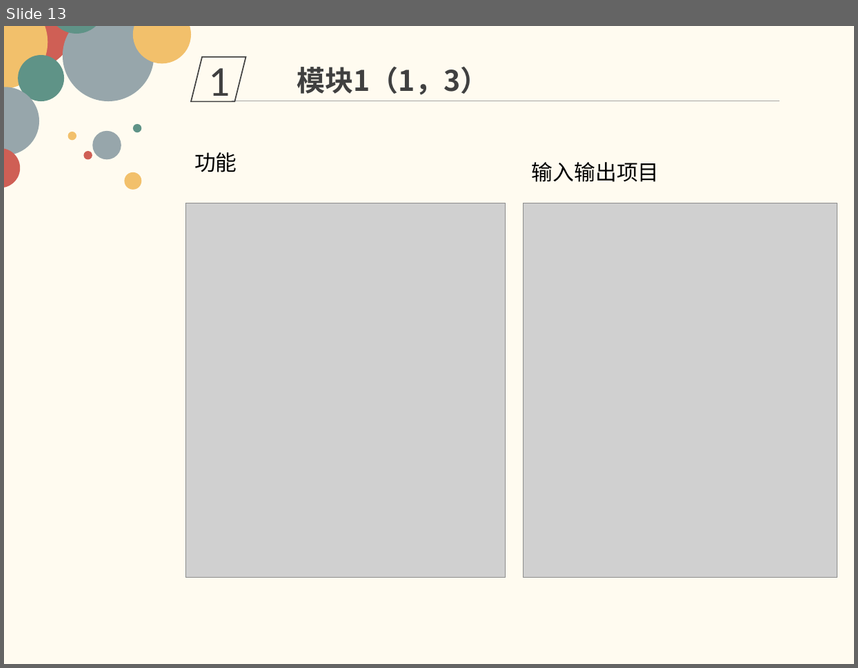
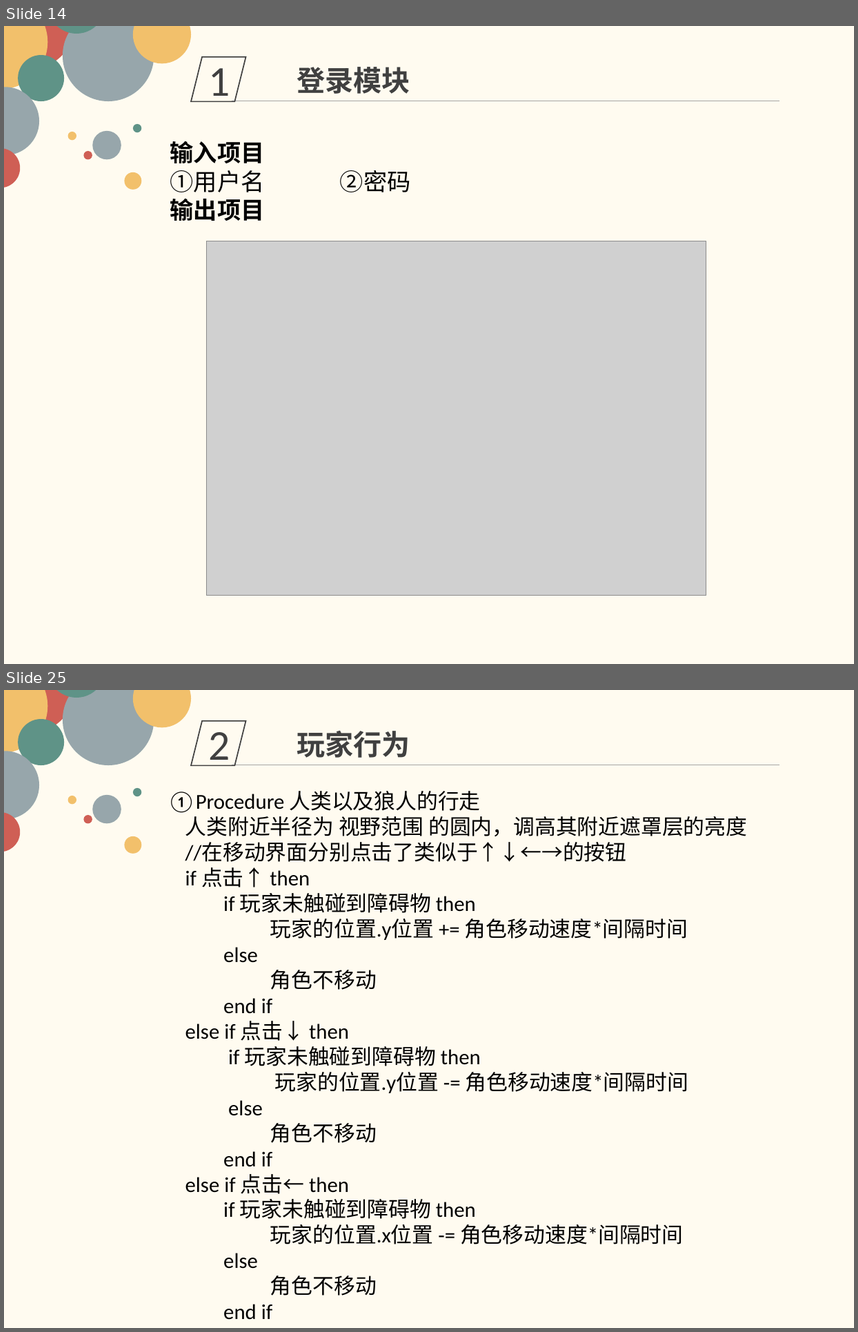
Before and after one commit to firstprojectmicheng/SE2018-G08, a slide deck: SE2018春-G08-详细设计.pptx. Shown one above the other, each under a label of ours: slide 13 before the commit, slides 14 and 25 after it; the slides between them are not shown. The pictures are 858x668 and 858x1332 pixels, drawn with LibreOffice and Linux fonts; fonts in the diff are those of the drawing; grey boxes stand for pictures. Boxes give left, top, right and bottom in pixels: in the first picture for what was removed or moved away, otherwise in the second. Text is boxed around its words. In the diff, an @@ line names an element or a change of style, - is before the commit and + after.

```diff
--- a/SE2018春-G08-详细设计.pptx
+++ b/SE2018春-G08-详细设计.pptx
@@ slide 25 added at <box>4,690,854,1328</box>, background #FFFBF0 @@
@@ group added at <box>4,690,191,854</box>: 13 ellipses @@
@@ parallelogram added at <box>191,720,246,765</box>, outline #404040 1 pt, 36 pt, text #404040 @@
+2
@@ text added at <box>297,731,410,758</box>, 24 pt, text #404040, bold @@
+玩家行为
@@ line added from (232, 765) to (780, 765), #A6A6A6 0.5 pt @@
@@ text added at <box>168,791,747,1319</box>, 18 pt, text #000000 @@
+①Procedure 人类以及狼人的行走
+人类附近半径为 视野范围 的圆内，调高其附近遮罩层的亮度
+//在移动界面分别点击了类似于↑↓←→的按钮
+if 点击↑ then
+if 玩家未触碰到障碍物 then
+玩家的位置.y位置 += 角色移动速度*间隔时间
+else
+角色不移动
+end if
+else if 点击↓ then
+if 玩家未触碰到障碍物 then
+玩家的位置.y位置 -= 角色移动速度*间隔时间
+else
+角色不移动
+end if
+else if 点击← then
+if 玩家未触碰到障碍物 then
+玩家的位置.x位置 -= 角色移动速度*间隔时间
+else
+角色不移动
+end if
@@ what was slide 13 is now slide 14 @@
@@ slide 14 changed as well @@
@@ text at <box>297,67,410,94</box>: text changed @@
-模块1（1，3）
+登录模块
@@ text at <box>170,141,265,221</box>: text changed; size 18 to 20 pt; bold on @@
-输入输出项目
+输入项目
+①用户名 ②密码
+输出项目
@@ text removed at <box>194,152,237,172</box> @@
-功能
@@ picture removed at <box>524,203,837,577</box> @@
@@ picture: place and size @@
-picture at <box>186,203,506,577</box>
+picture at <box>207,241,707,595</box>
```
Also in this commit, not shown: 7 other slides changed, 24 other slides added, 3 slides removed.
